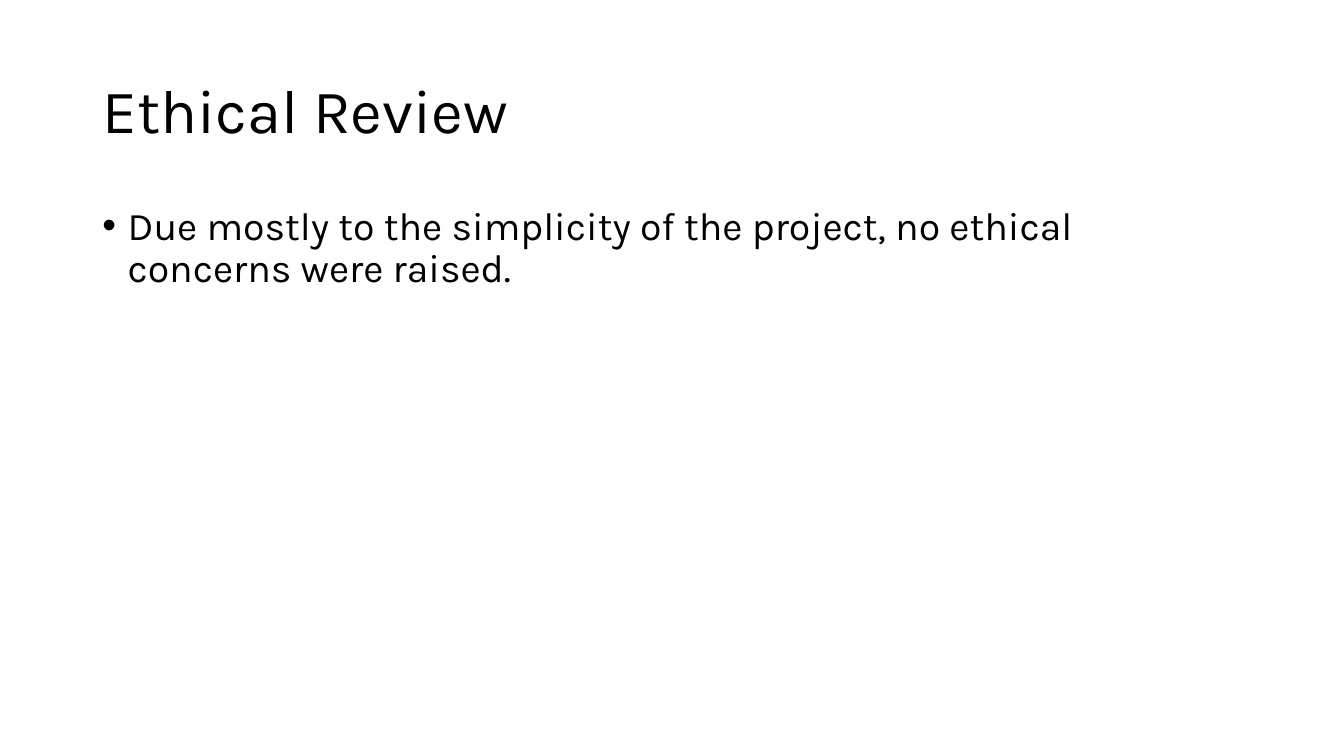
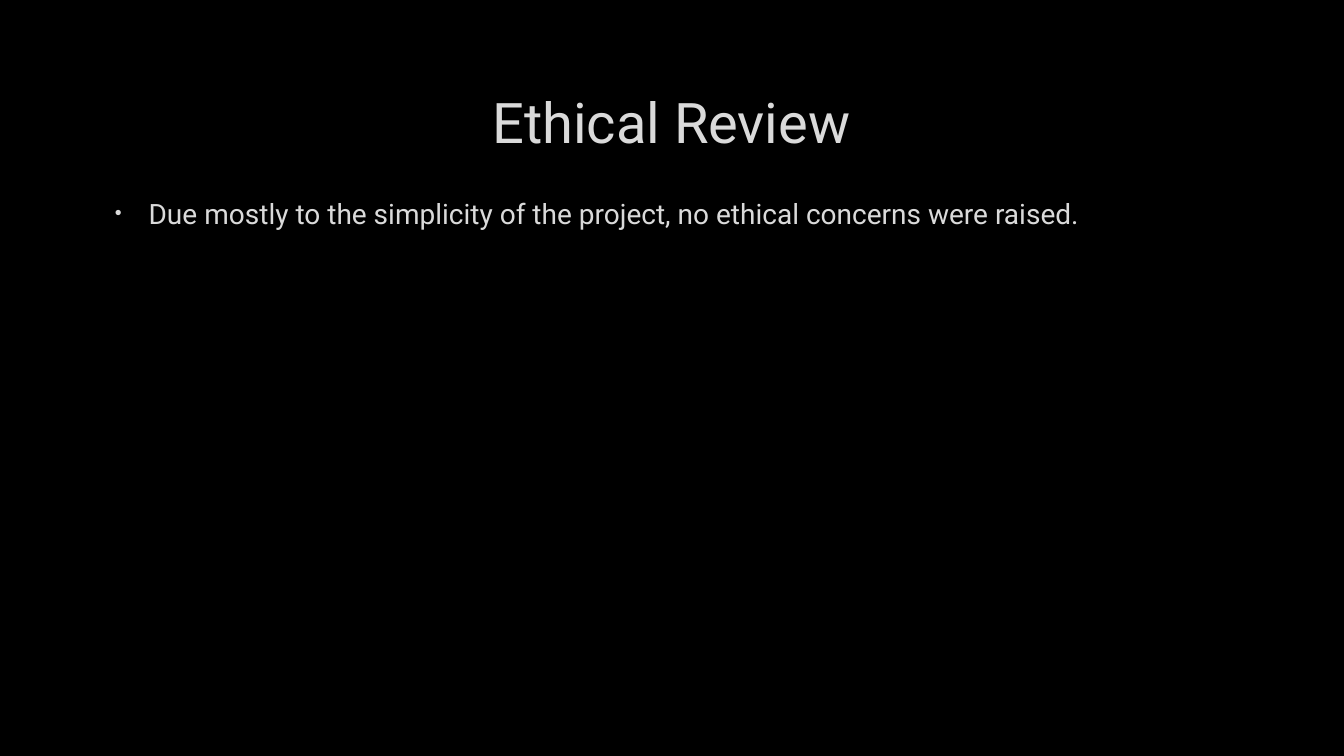
Before and after one commit to tanermaddocks/PDP-JUL2024-TJS, a slide deck: slide 3 of presentation_powerpoint.pptx. Drawn at 1344x756 pixels with LibreOffice and Linux fonts; fonts in the diff are those of the drawing; background and template pictures are left out. Boxes give left, top, right and bottom in pixels: in the first picture for what was removed or moved away, otherwise in the second. Text is boxed around its words. In the diff, an @@ line names an element or a change of style, - is before the commit and + after.

```diff
--- a/presentation_powerpoint.pptx
+++ b/presentation_powerpoint.pptx
@@ background #FFFFFF to picture (left out) @@
@@ title "Ethical Review": place and size @@
-title "Ethical Review" at (102,90,508,134)
+title "Ethical Review" at (492,101,850,144)
@@ title "Ethical Review" at (492,101,850,144): size 44 to 40 pt, font Karla to Roboto, text colour #000000 to #DADADA, letter outline none to #404040 0.75 pt; alignment left to centre; line spacing 0.9 to 1 @@
@@ text "Due mostly to the simplicity ...": place and size @@
-text "Due mostly to the simplicity ..." at (128,213,1072,283)
+text "Due mostly to the simplicity ..." at (149,202,1079,230)
@@ text "Due mostly to the simplicity ..." at (149,202,1079,230): size 28 to 20 pt, font Karla to Roboto, text colour #000000 to #DADADA, letter outline none to #404040 0.75 pt; indent changed; line spacing 0.9 to 1 @@
```
Also in this commit, not shown: 3 other slides changed, 2 slides added, 2 slides removed.
